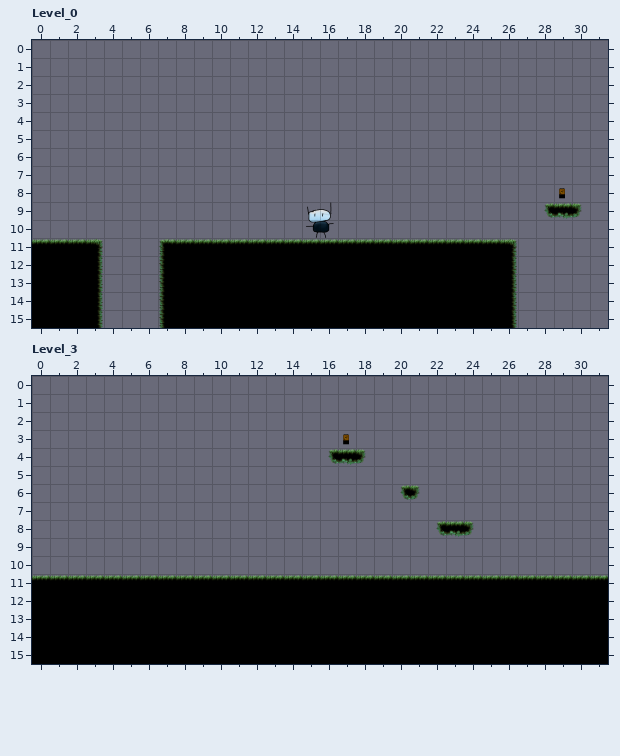
A LDtk project gets an edit: assets/main.ldtk. Above is the file before it was changed.
Cells are 128x128 px. Shown: Level_0 x 0..31, y 0..15; Level_3 x 0..31, y 0..15. The commit also changed other parts of the map, which this record leaves out.
The same view after the edit:
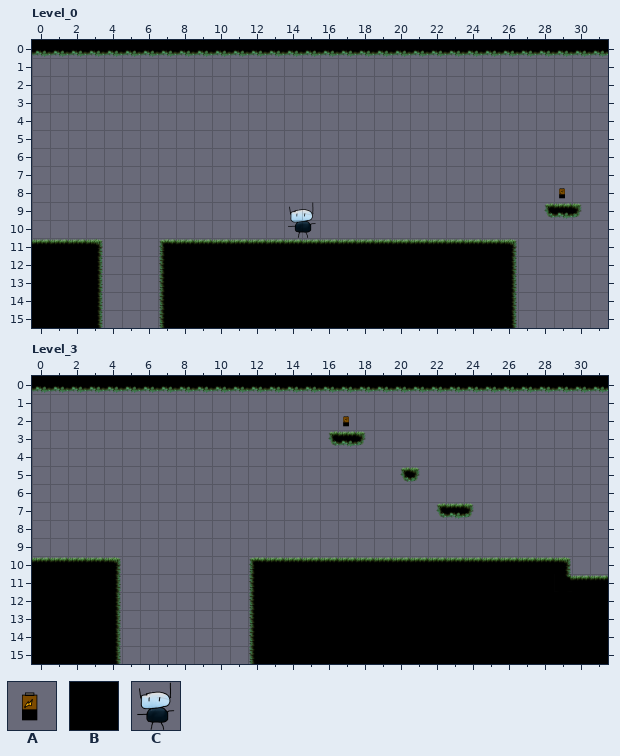
Key: from "Battery": A 0; from "IntGrid": B 1 "Collision"; from "Player": C 0.
_ is an empty cell.
Objects are placed by their top-left corner, in cells (3,4 is the top-left corner of cell 3,4); size is 1x1 cell unless given.
From old to new:
Layer "IntGrid", Level_0:
There is now tile B in row 0 at x 0 to 31.
Layer "Entities", Level_0:
A new object: C "Player" at 14,9 size 2x2.
Object C "Player" at 15,9 size 2x2 is removed.
Layer "IntGrid", Level_3:
There is now tile B in row 0 at x 0 to 31; in row 3 at x 16 to 18; in row 5 at x 20 to 21; in row 7 at x 22 to 24; in row 10 at x 0 to 4 and 12 to 29.
Tile B is removed in row 4 at x 16 to 18; in row 6 at x 20 to 21; in row 8 at x 22 to 24; in rows 11 to 15 at x 5 to 11.
Layer "Entities", Level_3:
A new object: A "Battery" at 17,2.
Object A "Battery" at 17,3 is removed.
